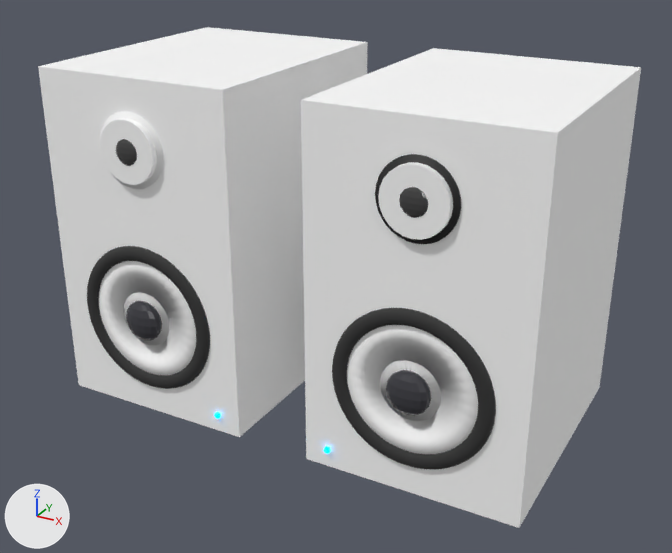
The glTF model models/product2.glb as it was, and as the next commit left it.
Before and after are seen from a camera (50 mm lens) standing at (0.441, -0.807, 0.359) and looking at (0.007, -0.019, -0.035). The lights are fixed; the arrows at lower left show +X, +Y and +Z. The picture after the commit comes second. Where no turn or scale is listed for an object, it has been applied to the vertices. Vertices at exactly the same position are counted once.

Names of what the first picture shows: 'Cylinder', 'Cylinder.001', 'Speaker_L_Cabinet', 'Speaker_L_DustCap', 'Speaker_L_Tweeter', 'Speaker_L_Woofer', 'Speaker_R_Cabinet', 'Speaker_R_DustCap', 'Speaker_R_Tweeter', 'Speaker_R_Woofer.001', 'Torus', 'Torus.001' and 2 more.
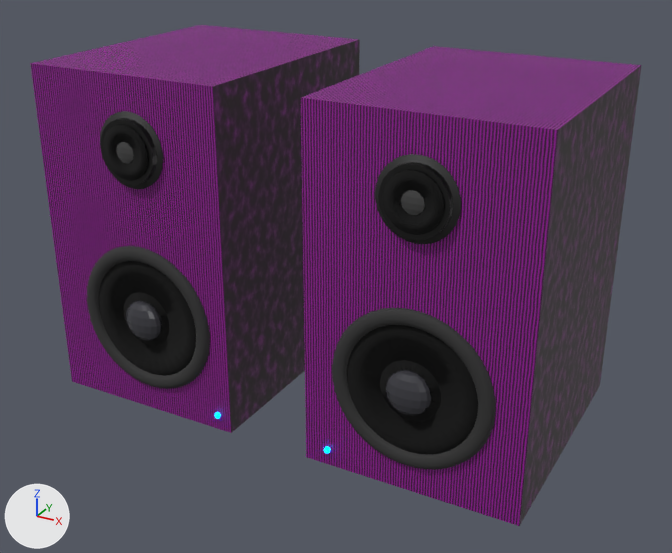
Location of each change, [x1, y1, x2, y2] in pixels of the pictures (672 x 553 px):
'Speaker_R_Cabinet', recoloured, surface changed, moved (white to purple)
    before: [301, 48, 641, 528]
    after: [301, 46, 642, 526]
'Speaker_L_Cabinet', recoloured, surface changed, moved (white to purple)
    before: [38, 27, 368, 437]
    after: [30, 25, 360, 433]
'Speaker_R_Woofer.001', surface changed (white to black)
    both: [347, 325, 478, 454]
'Speaker_L_Woofer', surface changed (white to black)
    both: [99, 261, 196, 376]
'Speaker_R_Tweeter', surface changed (white to black)
    both: [378, 162, 453, 240]
'Speaker_R_Woofer.002', added
    after: [383, 170, 444, 235]
'Speaker_L_Tweeter', surface changed (white to black)
    both: [101, 118, 157, 185]
'Speaker_L_Woofer.001', added
    after: [103, 125, 148, 181]
'Cylinder', recoloured (white to black)
    both: [100, 111, 163, 189]

The change in detail:
Picture 'baked_Speaker_L_Cabinet' (img_baked_speaker_l_cabinet) is new.
Picture 'baked_Speaker_R_Cabinet' (img_baked_speaker_r_cabinet) is new.
Picture 'baked_woofer' (img_baked_woofer) is new.
Picture 'baked_tweeter' (img_baked_tweeter) is new.
In material 'mat woofer' (mat_mat_woofer), base_color is no longer (1.0, 1.0, 1.0), white #ffffff.
In material 'mat woofer' (mat_mat_woofer), texture is now set to img_baked_tweeter.
In material 'mat_woofer_cone' (mat_mat_woofer_cone), base_color is no longer (1.0, 1.0, 1.0), white #ffffff.
In material 'mat_woofer_cone' (mat_mat_woofer_cone), texture is now set to img_baked_woofer.
In material 'mat_woofer_cone.001' (mat_mat_woofer_cone_001), base_color is no longer (1.0, 1.0, 1.0), white #ffffff.
In material 'mat_woofer_cone.001' (mat_mat_woofer_cone_001), texture is now set to img_baked_woofer.
Material 'Mat_cabinet_Speaker_L_Cabinet.001' (mat_mat_cabinet_speaker_l_cabinet_001) is new.
Its texture is img_baked_speaker_l_cabinet.
Its roughness is 0.65.
Material 'Mat_cabinet_Speaker_R_Cabinet' (mat_mat_cabinet_speaker_r_cabinet) is new.
Its texture is img_baked_speaker_r_cabinet.
Its roughness is 0.65.
Material 'mat_woofer_cone.004' (mat_mat_woofer_cone_004) is new.
Its texture is img_baked_woofer.
Its roughness is 1.0.
Material 'mat_woofer_cone.002' (mat_mat_woofer_cone_002) is new.
Its texture is img_baked_woofer.
Its roughness is 1.0.
me_cube has 8 vertices, 12 faces and spans x -0.11..0.11, y -0.14..0.14, z -0.18..0.18.
me_cube is used by ob_speaker_l_cabinet; location (-0.15, 0.0, 0.0).
me_cube no longer uses material mat_mat_cabinet (white #ffffff).
me_cube part 2: texture (UV) coordinates of 12 of 12 faces, centred in x -0.11..0.11, y -0.14..0.14, z -0.18..0.18, changed; they spanned u 0.12..0.88, v 0.0..1.0 and now span u 0.0..1.0, v 0.0..0.91.
me_cube gains material mat_mat_cabinet_speaker_l_cabinet_001 (picture img_baked_speaker_l_cabinet).
me_cube_001 has 8 vertices, 12 faces and spans x -0.11..0.11, y -0.14..0.14, z -0.18..0.18.
me_cube_001 is used by ob_speaker_r_cabinet; location (0.15, 0.0, 0.0).
me_cube_001 no longer uses material mat_mat_cabinet (white #ffffff).
me_cube_001 part 1: texture (UV) coordinates of 12 of 12 faces, centred in x -0.11..0.11, y -0.14..0.14, z -0.18..0.18, changed; they spanned u 0.12..0.88, v 0.0..1.0 and now span u 0.0..1.0, v 0.0..0.91.
me_cube_001 gains material mat_mat_cabinet_speaker_r_cabinet (picture img_baked_speaker_r_cabinet).
me_cylinder_005 has 64 vertices, 124 faces and spans x -0.038..0.038, y -0.006..0.006, z -0.038..0.038.
me_cylinder_005 no longer uses material mat_mat_cabinet (white #ffffff).
me_cylinder_005 gains material mat_mat_cabinet_001 (picture img_baked_cylinder_001).
Mesh me_cylinder_010 is new.
It has 192 vertices, 444 faces and spans x -0.0272..0.0272, y 0.0042..0.0122, z -0.0272..0.0272.
It uses material mat_mat_woofer_cone_004 (picture img_baked_woofer).
Mesh me_cylinder_008 is new.
It has 192 vertices, 444 faces and spans x -0.0272..0.0272, y 0.0042..0.0122, z -0.0272..0.0272.
It uses material mat_mat_woofer_cone_002 (picture img_baked_woofer).
Object 'Speaker_L_Cabinet' (ob_speaker_l_cabinet) moves from (-0.15, 0.0, 0.0) to (-0.16, 0.0, 0.002).
Object 'Speaker_R_Cabinet' (ob_speaker_r_cabinet) moves from (0.15, 0.0, 0.0) to (0.15, 0.0, 0.002).
Object 'Speaker_R_Woofer.002' (ob_speaker_r_woofer_002) is new; it shows me_cylinder_010.
Its location is (0.15, -0.154, 0.11).
Object 'Speaker_L_Woofer.001' (ob_speaker_l_woofer_001) is new; it shows me_cylinder_008.
Its location is (-0.15, -0.154, 0.11).
